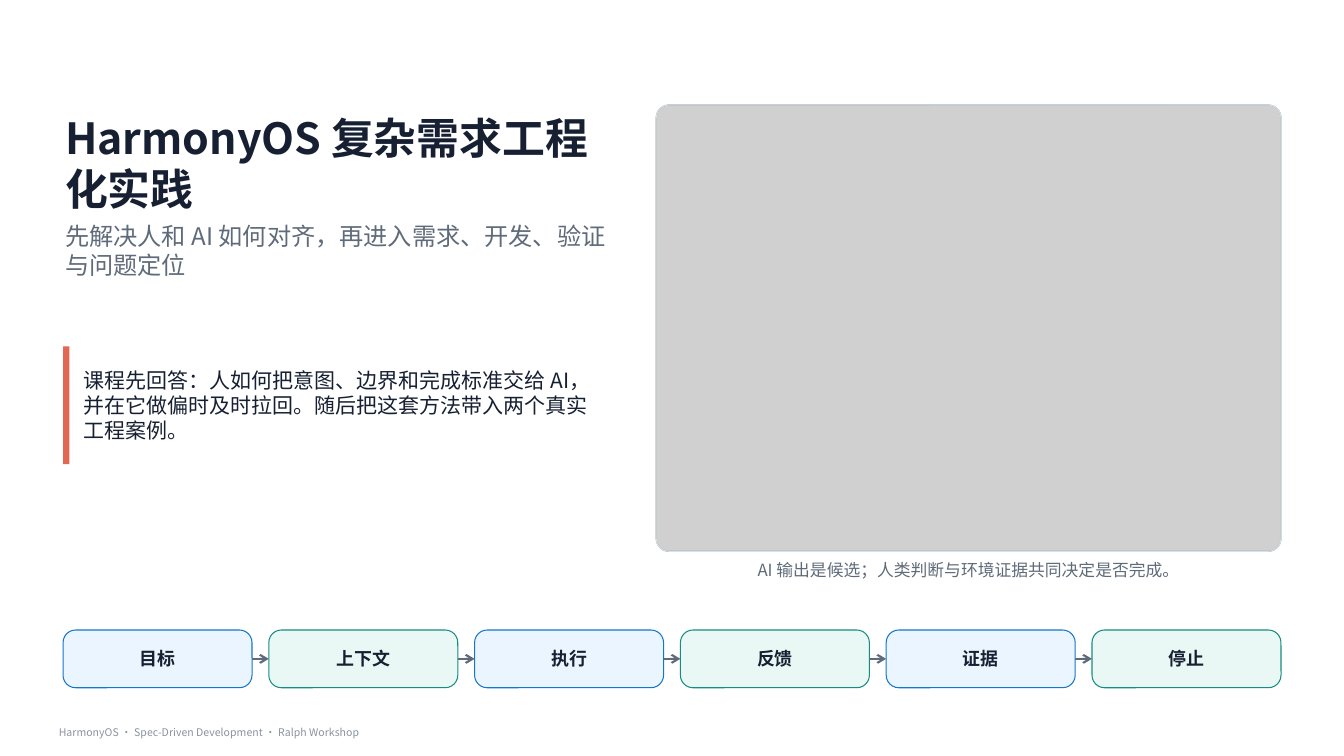
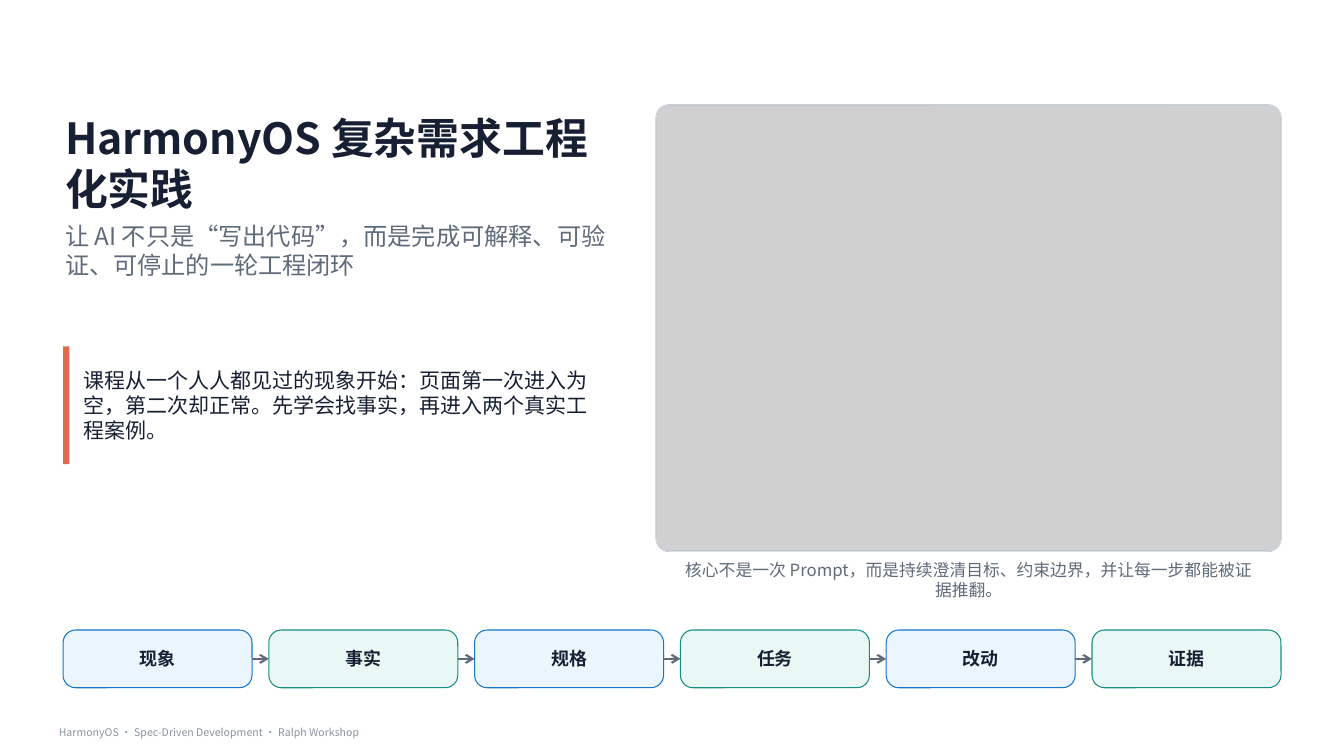
Before and after one commit to xiaomu120413/harmonyos-sdd-ralph-workshop, a slide deck: slide 1 of deliverables/HarmonyOS_SDD_Ralph_Workshop_MDM证据增强版.pptx. Drawn at 1344x756 pixels with LibreOffice and Linux fonts; fonts in the diff are those of the drawing; grey boxes stand for pictures. Boxes give left, top, right and bottom in pixels: in the first picture for what was removed or moved away, otherwise in the second. Text is boxed around its words. In the diff, an @@ line names an element or a change of style, - is before the commit and + after.

```diff
--- a/deliverables/HarmonyOS_SDD_Ralph_Workshop_MDM证据增强版.pptx
+++ b/deliverables/HarmonyOS_SDD_Ralph_Workshop_MDM证据增强版.pptx
@@ text at box(65, 224, 605, 276): text changed @@
-先解决人和 AI 如何对齐，再进入需求、开发、验证与问题定位
+让 AI 不只是“写出代码”，而是完成可解释、可验证、可停止的一轮工程闭环
@@ text at box(84, 370, 588, 440): text changed @@
-课程先回答：人如何把意图、边界和完成标准交给 AI，并在它做偏时及时拉回。随后把这套方法带入两个真实工程案例。
+课程从一个人人都见过的现象开始：页面第一次进入为空，第二次却正常。先学会找事实，再进入两个真实工程案例。
@@ text at box(685, 562, 1252, 598): text changed @@
-AI 输出是候选；人类判断与环境证据共同决定是否完成。
+核心不是一次 Prompt，而是持续澄清目标、约束边界，并让每一步都能被证据推翻。
@@ text at box(140, 650, 176, 667): text changed @@
-目标
+现象
@@ text at box(345, 649, 381, 667): text changed @@
-上下文
+事实
@@ text at box(551, 650, 587, 667): text changed @@
-执行
+规格
@@ text at box(757, 650, 793, 667): text changed @@
-反馈
+任务
@@ text added at box(963, 650, 999, 667), 12.8 pt, text #172033, bold @@
+改动
@@ text "证据": place and size @@
-text "证据" at box(963, 650, 999, 667)
+text "证据" at box(1169, 650, 1205, 667)
@@ text removed at box(1169, 649, 1205, 667) @@
-停止
```
Also in this commit, not shown: 9 other slides changed, 28 slides added, 28 slides removed, 5 other files.
